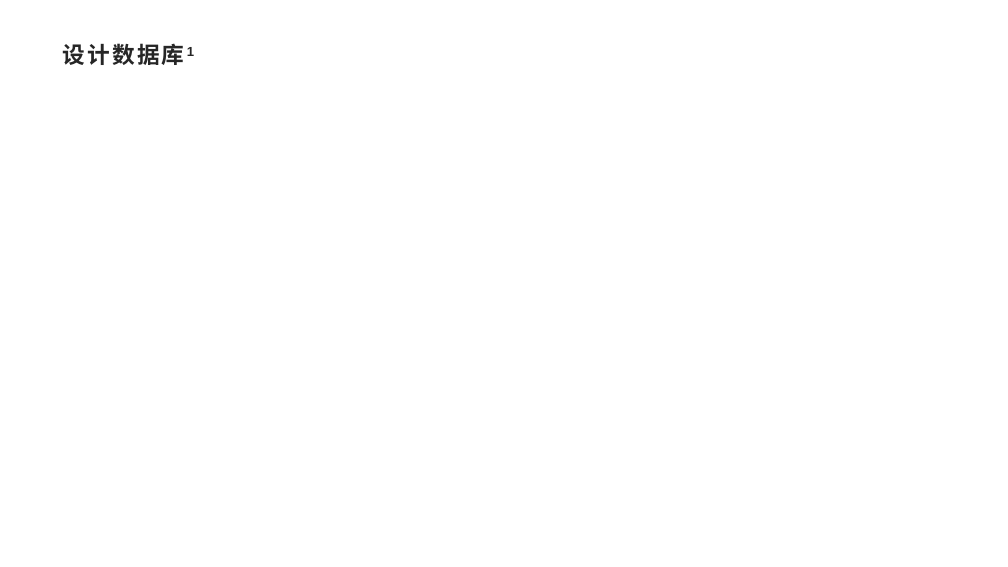
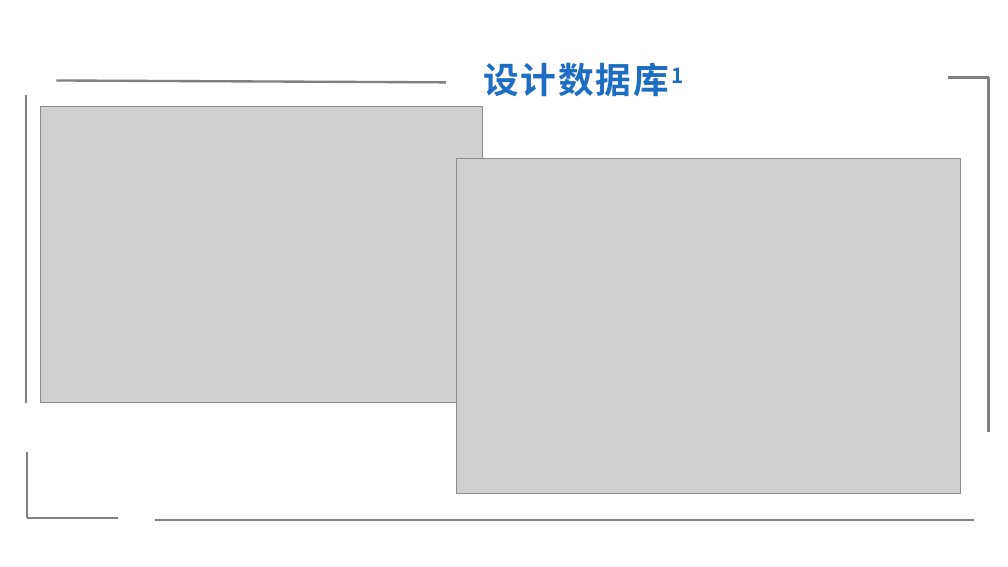
Before and after one commit to xlisses/ruang, a slide deck: slide 9 of detailed_design/项目设计.pptx. Drawn at 1008x567 pixels with LibreOffice and Linux fonts; fonts in the diff are those of the drawing; grey boxes stand for pictures. Boxes give left, top, right and bottom in pixels: in the first picture for what was removed or moved away, otherwise in the second. Text is boxed around its words. In the diff, an @@ line names an element or a change of style, - is before the commit and + after.

```diff
--- a/detailed_design/项目设计.pptx
+++ b/detailed_design/项目设计.pptx
@@ text "设计数据库1": place and size @@
-text "设计数据库1" at box(63, 43, 194, 65)
+text "设计数据库1" at box(483, 62, 683, 97)
@@ text "设计数据库1" at box(483, 62, 683, 97): size 21.6 to 34 pt, font Arial to Noto Sans CJK SC, text colour #262626 to #1D6DC2, letter spacing 2 to 1.8 pt; alignment left to justified; vertical alignment top to middle @@
@@ line added from (56, 80) to (446, 82), #808080 2.25 pt @@
@@ line added from (948, 77) to (989, 77), #808080 2.25 pt @@
@@ line added from (988, 77) to (988, 432), #808080 2.25 pt @@
@@ line added from (26, 95) to (26, 404), #808080 2.25 pt @@
@@ picture added at box(40, 107, 482, 403) @@
@@ picture added at box(457, 159, 961, 493) @@
@@ line added from (27, 452) to (27, 518), #808080 2.25 pt @@
@@ line added from (27, 518) to (118, 518), #808080 2.25 pt @@
@@ line added from (155, 520) to (974, 520), #808080 2.25 pt @@
```
Also in this commit, not shown: 6 other slides changed.
